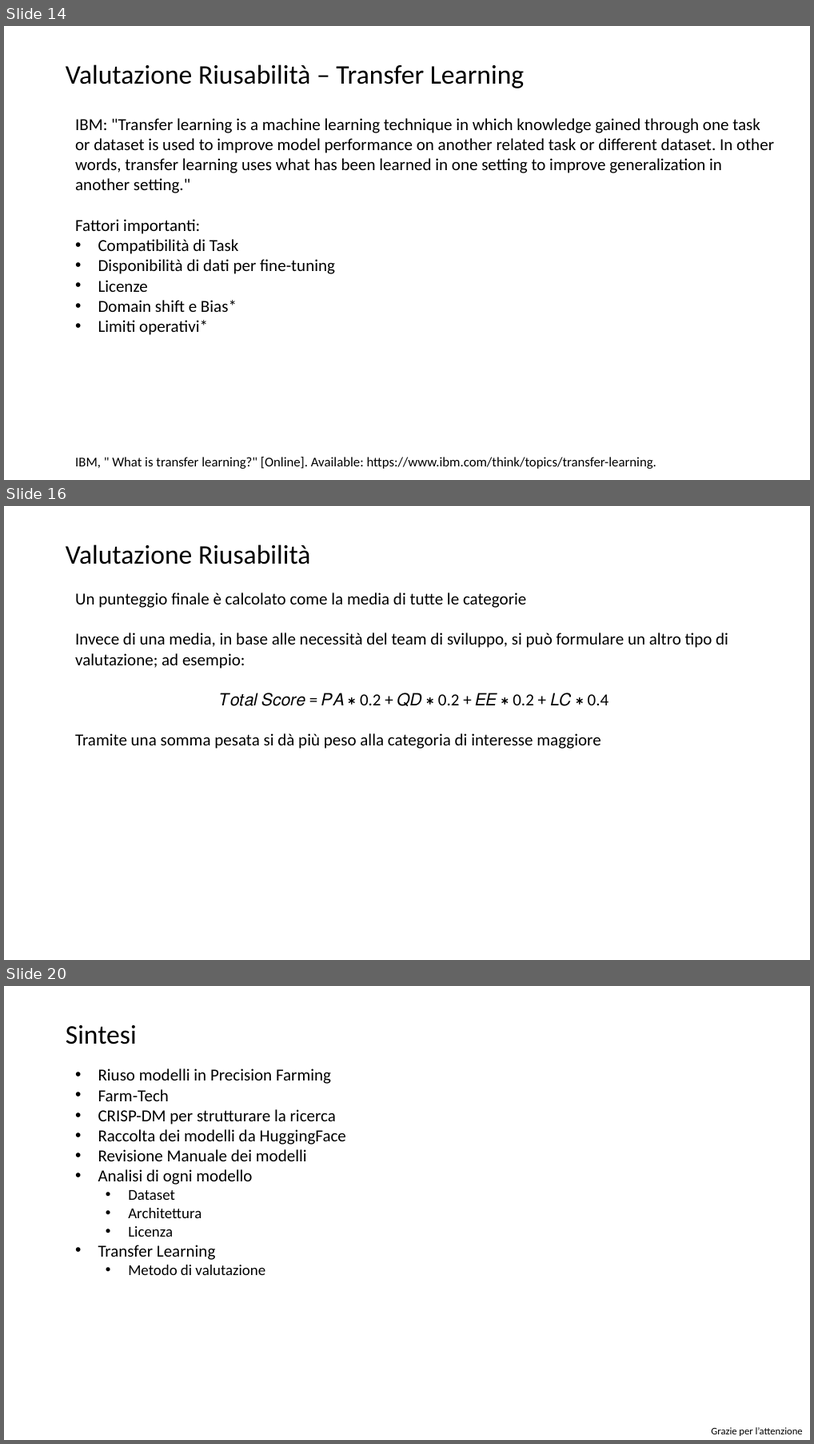
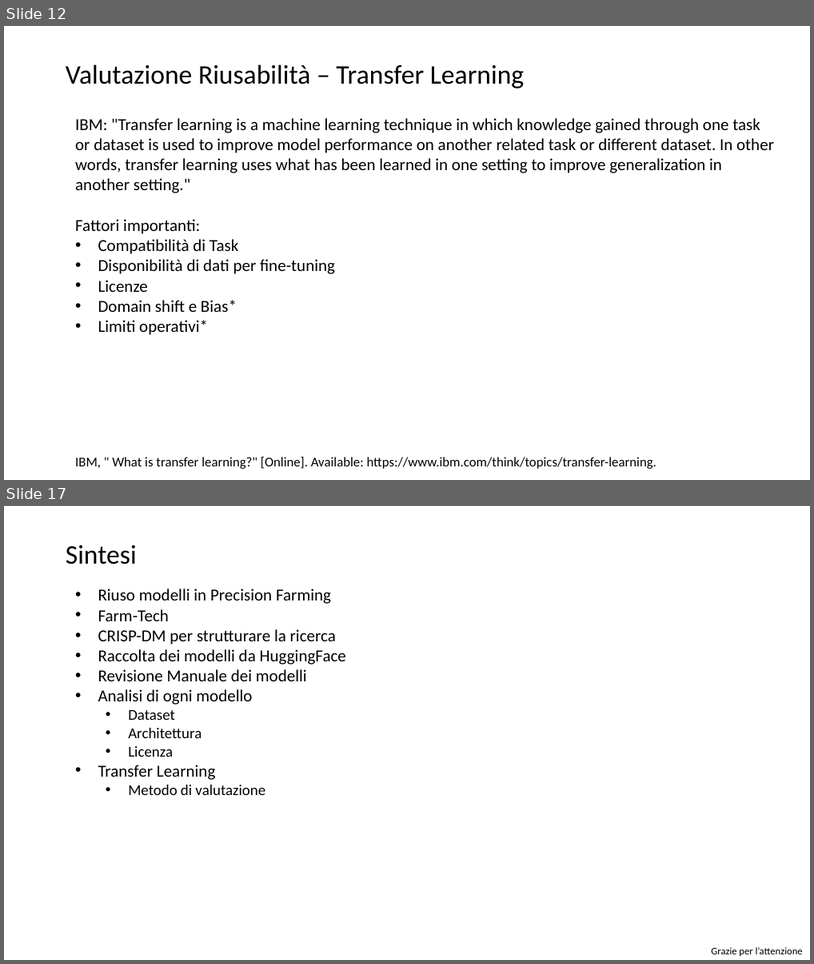
Before and after one commit to lPen88/tesi, a slide deck: presentazione.pptx. Shown one above the other, each under a label of ours: slides 14, 16 and 20 before the commit, slides 12 and 17 after it; the slides between them are not shown. The pictures are 814x1444 and 814x964 pixels, drawn with LibreOffice and Linux fonts; fonts in the diff are those of the drawing. Boxes give left, top, right and bottom in pixels: in the first picture for what was removed or moved away, otherwise in the second. Text is boxed around its words. In the diff, an @@ line names an element or a change of style, - is before the commit and + after.

```diff
--- a/presentazione.pptx
+++ b/presentazione.pptx
@@ slide 16 removed at box(4, 506, 810, 960), background #FFFFFF @@
@@ title removed at box(66, 544, 310, 564) @@
-Valutazione Riusabilità
@@ text removed at box(75, 592, 729, 748) @@
-Un punteggio finale è calcolato come la media di tutte le categorie
-Invece di una media, in base alle necessità del team di sviluppo, si può formulare un altro tipo di valutazione; ad esempio:
-    𝑇𝑜𝑡𝑎𝑙 𝑆𝑐𝑜𝑟𝑒 = 𝑃𝐴 ∗ 0.2 + 𝑄𝐷 ∗ 0.2 + 𝐸𝐸 ∗ 0.2 + 𝐿𝐶 ∗ 0.4
-Tramite una somma pesata si dà più peso alla categoria di interesse maggiore
@@ what was slide 14 is now slide 12 @@
@@ what was slide 20 is now slide 17 @@
```
Also in this commit, not shown: 12 slides changed, 2 other slides removed, 1 other file.
